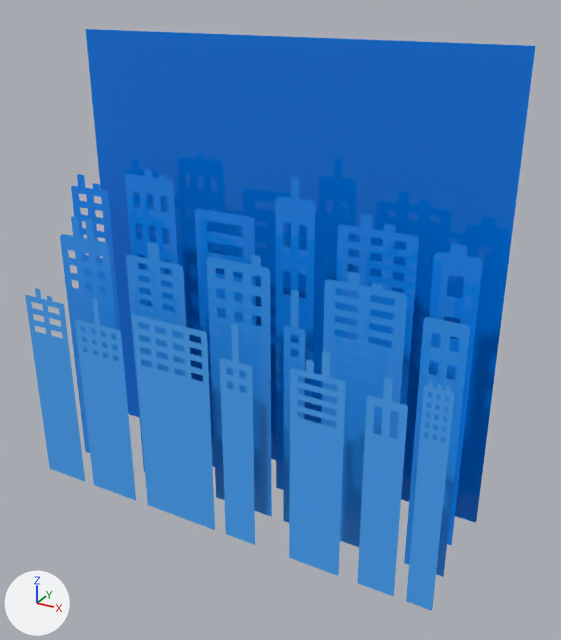
Renders of the glTF model public/glb/background-city.glb from each side of a commit.
The view is the same before and after, from a 50 mm lens placed at (0.795, -1.037, 0.605), pointed at (0.077, 0.268, -0.048). Every picture has the same lights, and +X, +Y and +Z are marked at lower left. The picture after the commit comes second.

Objects in the first picture: 'Background-2', 'Background-3', 'Background-4', 'Background-5'.
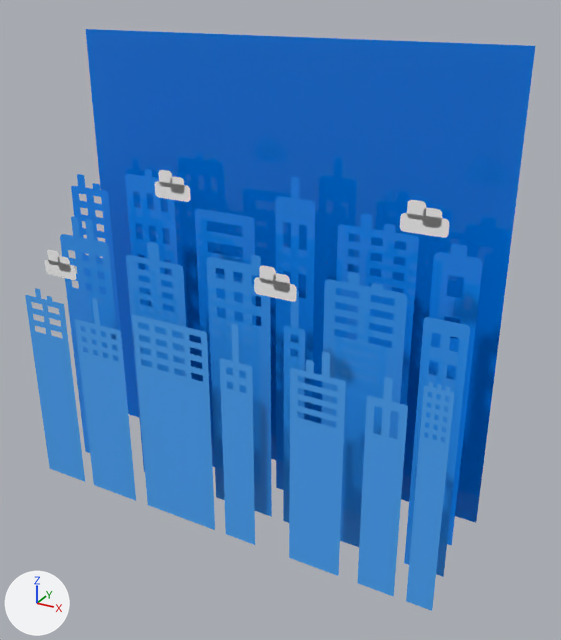
What changed in the scene script:
```text
Add mat_white:
    mat_white = principled_material('white')
    mat_white.base_color = (1.0, 1.0, 1.0)  # white #ffffff
Add me_cube_001:
    me_cube_001.from_pydata(...)  # 192 vertices, 168 faces; spans x -0.406..0.437, y 0.1..0.2, z 0.023..0.262
    me_cube_001.materials.append(mat_white)  # white #ffffff
Add ob_clouds:
    ob_clouds = bpy.data.objects.new('Clouds', me_cube_001)
    ob_clouds.location = (0.0, 0.0, 0.0)
```

Pixel boxes (x1, y1, x2, y2) of what changed, in the pictures (561 x 640 px):
'Clouds', added
    after: (45, 170, 449, 302)
